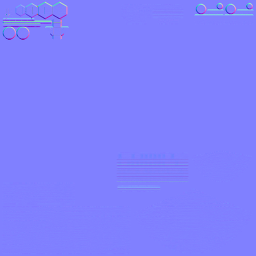
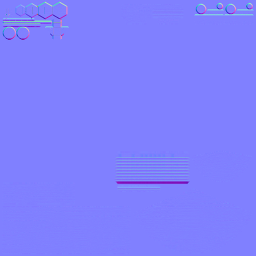
Before/after of a 256×256 layered artwork. What changed in the layer stack:
painted on "R_4D_NRM.png" over bbox(114, 151, 190, 184)
